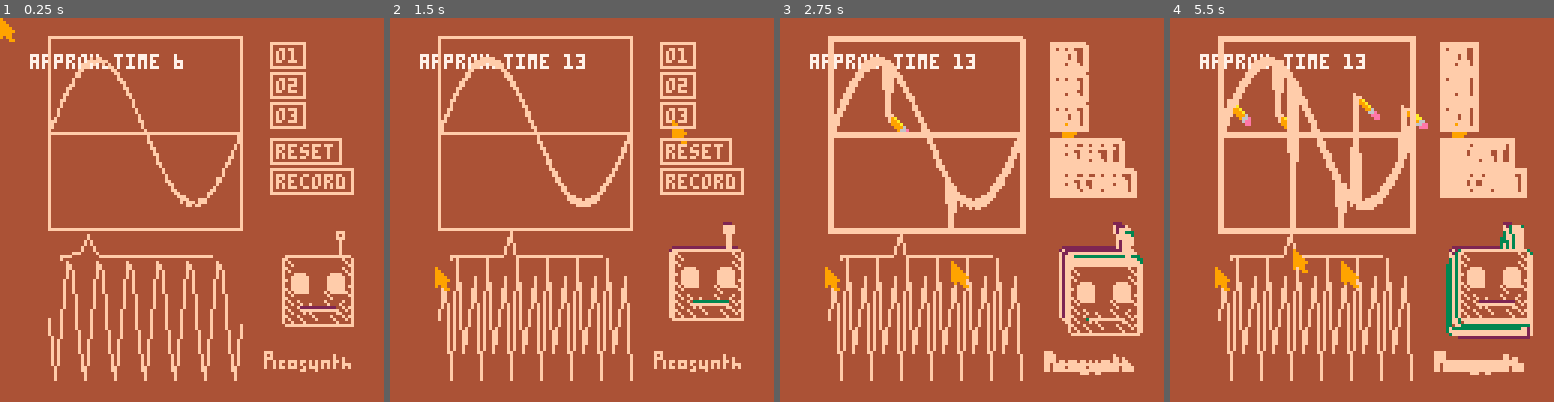
Above: before the commit, frames 1-4 (left to right).
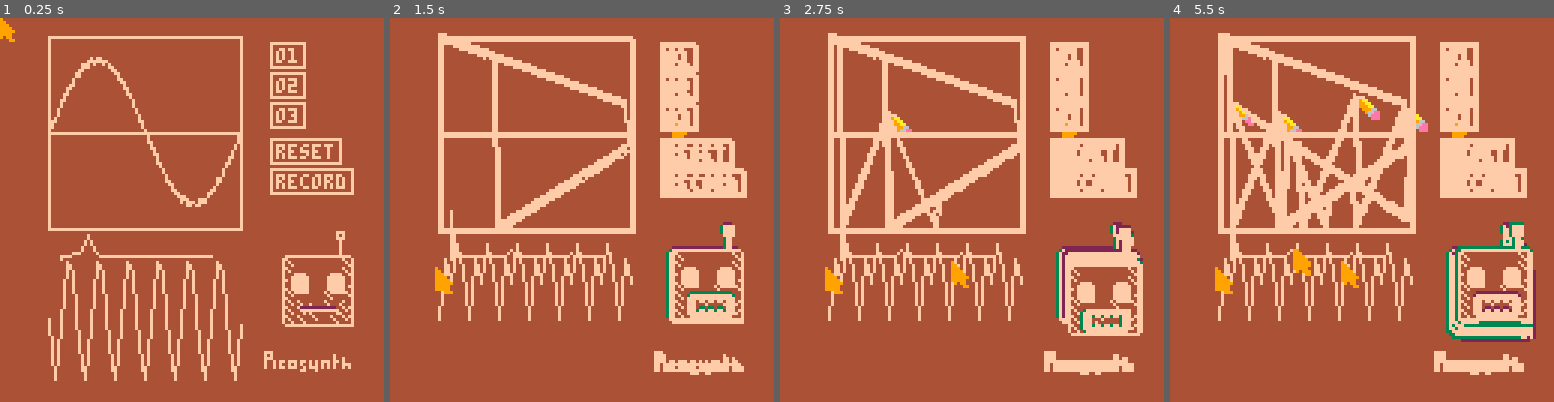
Above: after the commit, the same moments.

Repository: danslocombe/pico8-synth
Game: PICO-8 cartridge synth.p8
Same seed, same stepped clock (60 frames per second), same inputs: the game is played once before the commit and once after it.
Inputs (mouse positions are in pixels of both pictures, inside the frame that each line leads up to):
- Up to frame 1 (0.25 s): no input
- Up to frame 2 (1.5 s): click (670, 121) at 0.67 s; click (436, 267) at 1.22 s
- Up to frame 3 (2.75 s): click (887, 114) at 1.77 s; click (952, 259) at 2.32 s
- Up to frame 4 (5.5 s): click (1404, 106) at 2.87 s; click (1465, 256) at 3.42 s; click (1231, 102) at 3.97 s; click (1292, 248) at 4.52 s; click (1354, 94) at 5.07 s

The runs differ from the first frame. In frame 1, 0.6% of the frame differs, in the area x 7-48%, y 9-14%; in frame 2, 16%; in frame 3, 13%; in frame 4, 17%, in the area x 7-96%, y 3-95%.

Commit message:
Nicer drawing

Diff:
--- a/synth.p8
+++ b/synth.p8
@@ -70,6 +70,9 @@
     return min(max(val, a), b)
 end
 
+canvas_prev_mouse_x = -1
+canvas_prev_mouse_y = -1
+
 function tick_canvas()
     local mouse_x = (stat(32) - canvas_xoff) / canvas_w
     local mouse_y = (stat(33) - canvas_yoff) / canvas_h
@@ -77,14 +80,36 @@
 
     in_canvas = mouse_x > 0 and mouse_x < 1 and mouse_y > 0 and mouse_y < 1
 
-    if (mouse_pressed and mouse_x > 0 and mouse_x < 1) then
-        mouse_y = clamp(mouse_y, 0, 1)
-        local pos = flr(mouse_x * canvas_w)
-        local x = 2*(mouse_y - 0.5)
-        canvas[pos] = x
-        screenshake_t = flr(sqrt(wave_harshness_score))
-        screenshake_mag = 0.35 * sqrt(wave_harshness_score)
-    end
+    local mx = canvas_prev_mouse_x
+    local my = canvas_prev_mouse_y
+    local incr_count = abs(mouse_x - canvas_prev_mouse_x) * canvas_w
+
+    local dmx = 1
+    if mouse_x < canvas_prev_mouse_x then
+        dmx = -1
+    end
+    dmx /= canvas_w
+
+    local dmy = (mouse_y - canvas_prev_mouse_y) / incr_count
+
+    if mouse_pressed then
+        for i=0,incr_count do
+            ic = mx > 0 and mx < 1 and my > 0 and my < 1
+            if ic then
+                local my_clamped = clamp(my, 0, 1)
+                local pos = flr(mx * canvas_w)
+                local x = 2*(my_clamped - 0.5)
+                canvas[pos] = x
+                screenshake_t = flr(sqrt(wave_harshness_score))
+                screenshake_mag = 0.35 * sqrt(wave_harshness_score)
+            end
+            mx += dmx
+            my += dmy
+        end
+    end
+
+    canvas_prev_mouse_x = mouse_x
+    canvas_prev_mouse_y = mouse_y
 
     --print(mouse_x .. " " .. mouse_y, 10, 10, foreground_col)
 end
@@ -358,7 +383,7 @@
         line(fft_display_x + (i / to_draw) * fft_display_width, fft_display_y - val * fft_display_height, foreground_col)
     end
 
-    print("approx_time " .. central_freq, 10, 12, 7)
+    --print("approx_time " .. central_freq, 10, 12, 7)
     --print("max_i " .. max_i .. " max_val " .. max_val, 10, 5, 7)
     --print("score " .. wave_harshness_score, 10, 20, 7)
 end
